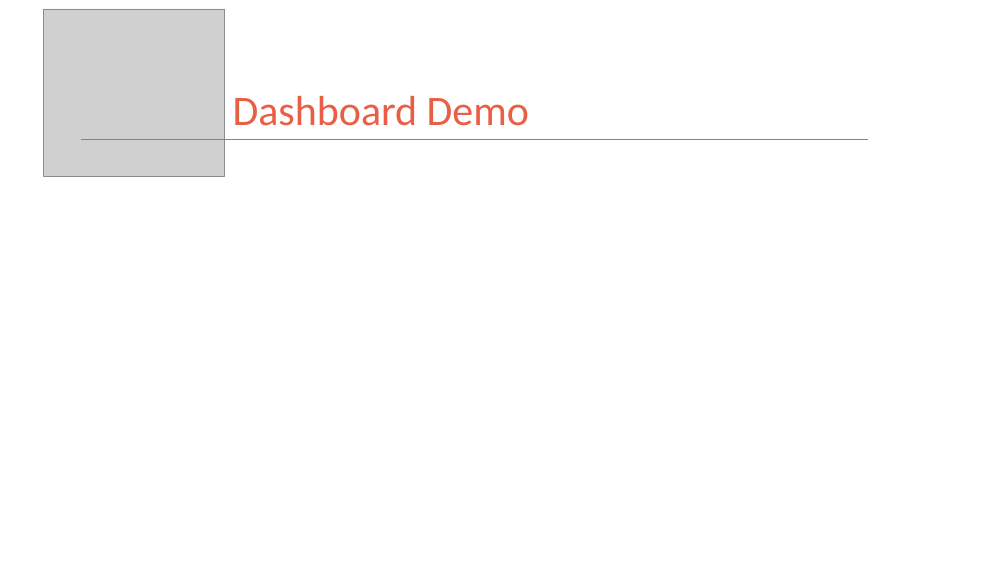
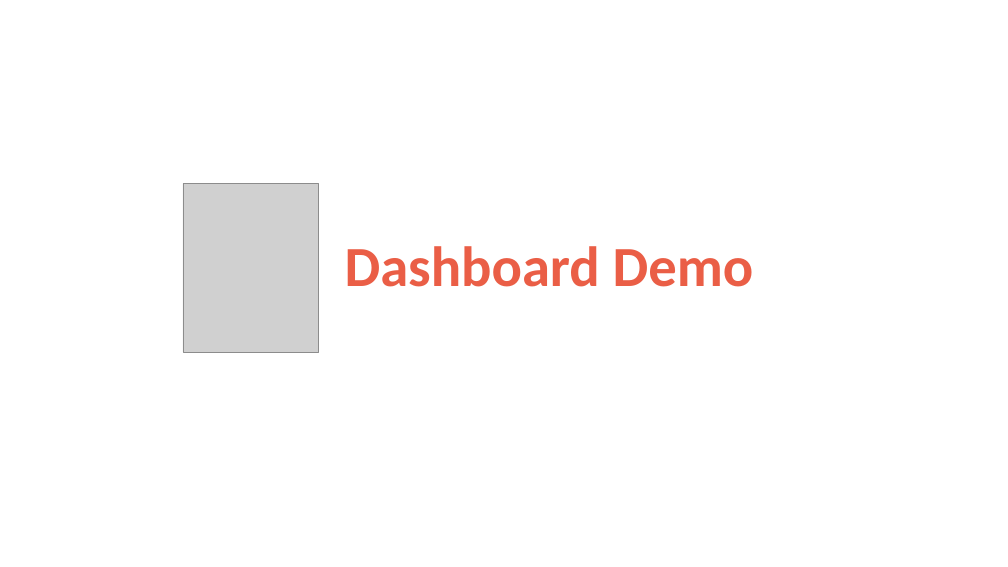
Before and after one commit to kman4/AirbnbPredictions, a slide deck: slide 24 of Airbnb Price Predictions (Model).pptx. Drawn at 1008x567 pixels with LibreOffice and Linux fonts; fonts in the diff are those of the drawing; grey boxes stand for pictures. Boxes give left, top, right and bottom in pixels: in the first picture for what was removed or moved away, otherwise in the second. Text is boxed around its words. In the diff, an @@ line names an element or a change of style, - is before the commit and + after.

Commit message:
update powerpoint

```diff
--- a/Airbnb Price Predictions (Model).pptx
+++ b/Airbnb Price Predictions (Model).pptx
@@ line removed from (81, 139) to (868, 139) @@
@@ picture: place and size @@
-picture at box(44, 9, 225, 176)
+picture at box(183, 184, 318, 352)
@@ title "Dashboard Demo": place and size @@
-title "Dashboard Demo" at box(233, 96, 529, 126)
+title "Dashboard Demo" at box(345, 246, 754, 287)
@@ title "Dashboard Demo" at box(345, 246, 754, 287): size 40 to 54 pt, bold on @@
```
Also in this commit, not shown: 1 other slide changed.
